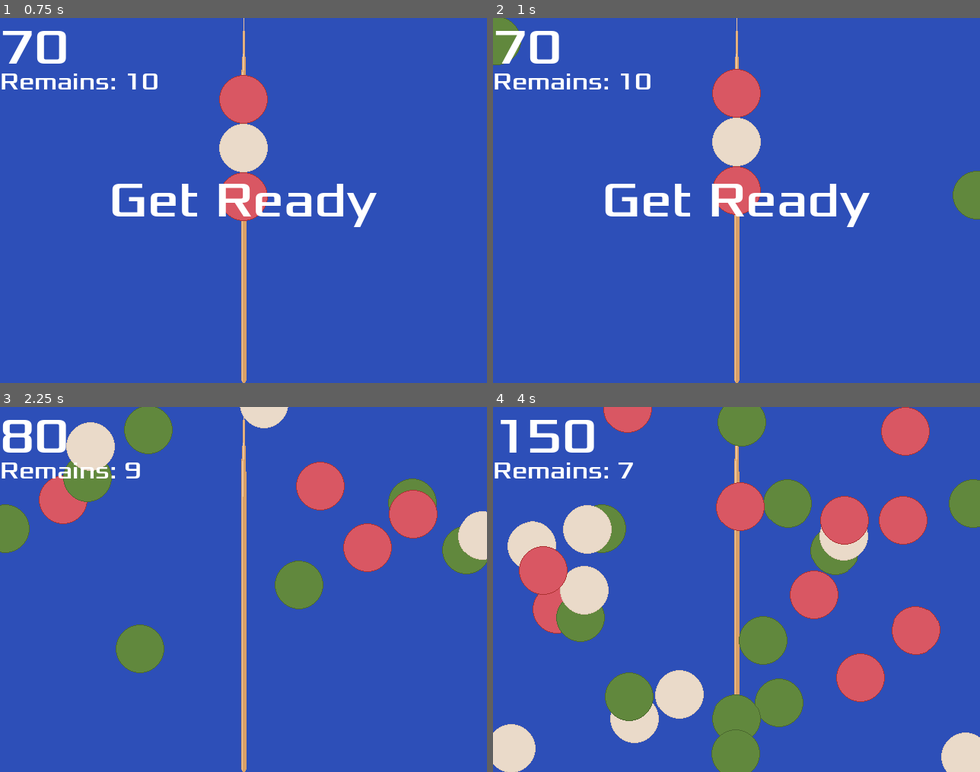
Above: before the commit, frames 1-4 (two rows, left to right).
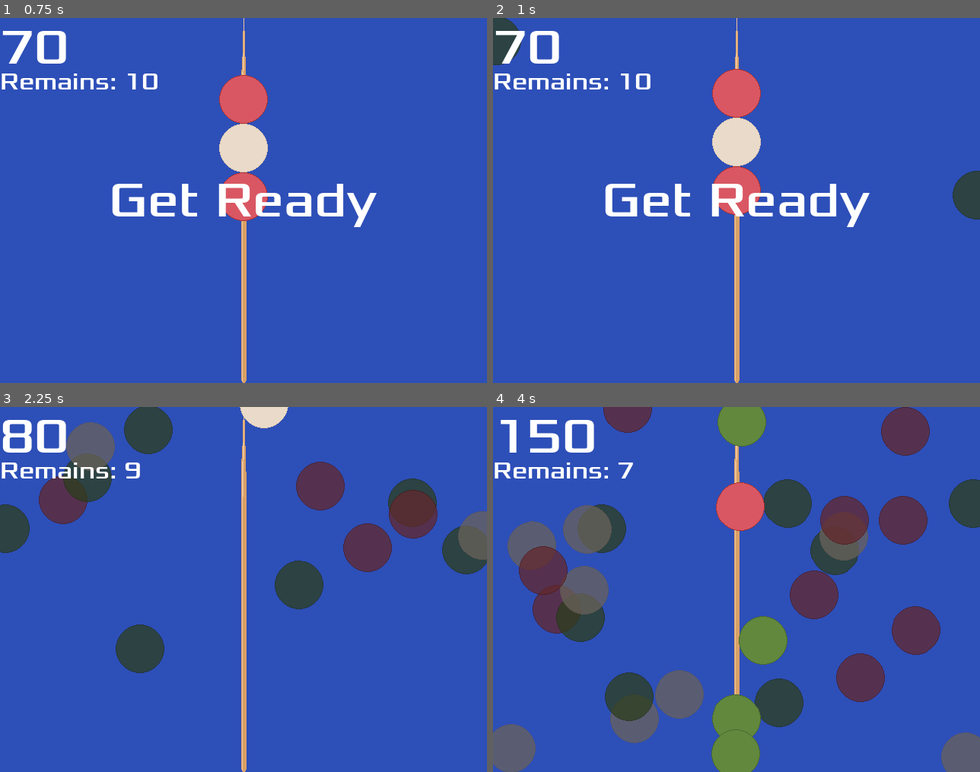
Above: after the commit, the same moments.

Repository: zundouz/ldjam54_odango
Game: Godot game, scene res://main.tscn
The game is run twice, just before and just after one commit, with the same random seed, the same clock (stepped at 60 frames per second) and the same inputs.
Inputs (mouse positions are in pixels of both pictures, inside the frame that each line leads up to):
- Up to frame 1 (0.75 s): tap Space (space) at 0.5 s; move the mouse to (350, 182) at 0.52 s; hold Up (move_up) from 0.53 s (still down); tap Enter (enter) at 0.6 s
- Up to frame 2 (1 s): keep holding Up (move_up)
- Up to frame 3 (2.25 s): move the mouse to (146, 607) at 1.27 s; release Up (move_up) at 1.28 s; click (146, 607) at 1.35 s; move the mouse to (292, 509) at 2.02 s; hold Up (move_up) from 2.03 s (still down); tap Space (space) at 2.1 s
- Up to frame 4 (4 s): move the mouse to (712, 662) at 2.77 s; tap W (w_key) at 2.85 s; move the mouse to (882, 644) at 3.52 s; release Up (move_up) at 3.53 s; tap Enter (enter) at 3.6 s

Frame 1 is identical in both runs. In frame 2, 1.1% of the frame differs, in the area x 0-100%, y 0-56%; in frame 3, 11%; in frame 4, 20%, in the area x 0-100%, y 0-100%.

Commit message:
feat: modulate で 当たっていない団子を地味にする演出追加

Diff:
--- a/odango.gd
+++ b/odango.gd
@@ -83,10 +83,13 @@
 			# 減速処理。
 			linear_velocity.x = first_velocity.x / 4.0
 			linear_velocity.y = first_velocity.y / 4.0
+			modulate = Color(0.45, 0.45, 0.45, 0.75)
 
 		else:
 			linear_velocity.x = first_velocity.x
 			linear_velocity.y = first_velocity.y
+			# 色味も元に戻す
+			modulate = Color(1, 1, 1, 1)
 
 func _integrate_forces(state):
 	if is_integrate_force == true:
